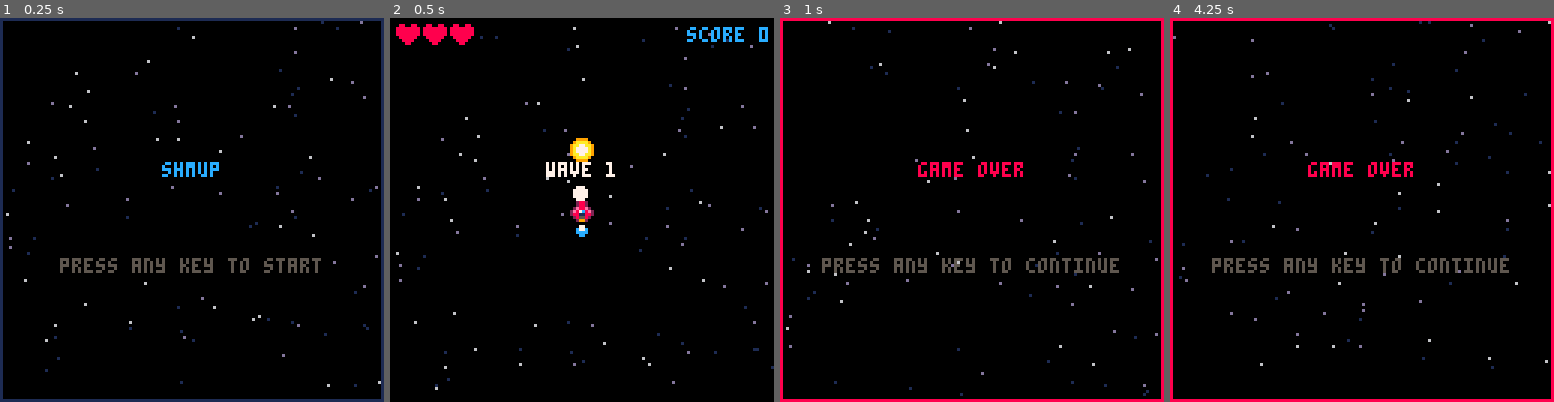
Above: before the commit, frames 1-4 (left to right).
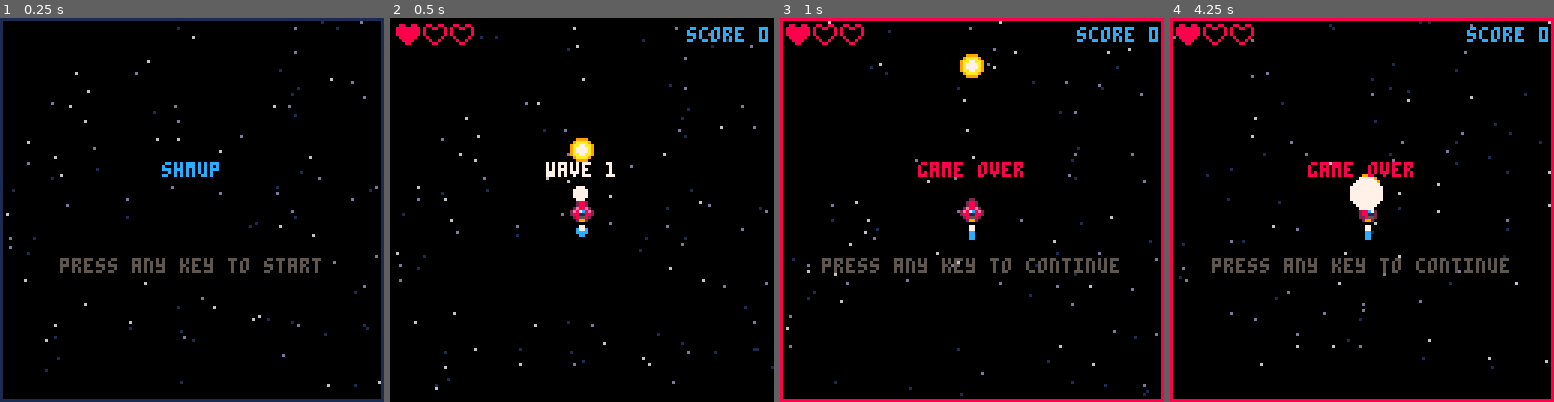
Above: after the commit, the same moments.

Repository: salty-max/shmup
Game: PICO-8 cartridge shmup.p8
Same seed, same stepped clock (60 frames per second), same inputs: the game is played once before the commit and once after it.
Inputs:
- Up to frame 1 (0.25 s): no input
- Up to frame 2 (0.5 s): tap X (X key) at 0.33 s
- Up to frame 3 (1 s): tap O (Z key) at 0.7 s
- Up to frame 4 (4.25 s): tap X (X key) at 1.07, 1.85, 2.97, 4.08 s; hold Right 1.6-2.1 s; tap O (Z key) every 0.4 s from 1.7 to 4.1 s; hold Up 2.15-2.42 s; hold Right 2.47-3.03 s; hold Left 3.08-3.58 s; hold Down 3.63-3.97 s; hold Right from 4.02 s (still down)

Frame 1 is identical in both runs. In frame 2, 0.3% of the frame differs, in the area x 9-22%, y 2-7%; in frame 3, 1.5%; in frame 4, 1.6%, in the area x 1-99%, y 1-58%.

Commit message:
more enemies + new animation system

Diff:
--- a/shmup.p8
+++ b/shmup.p8
@@ -28,6 +28,8 @@
 		y = 60,
 		vx = 0,
 		vy = 0,
+		w = 1,
+		h = 1,
 		spd = 2,
 		spr = 3
 	}
@@ -41,7 +43,7 @@
 
 	score = 0
 	maxlives = 3
-	lives = 3
+	lives = 1
 
 	invul = 0
 	invul_duration = 60
@@ -135,7 +137,7 @@
 end
 
 function draw_spr(s)
-	spr(s.spr, s.x, s.y)
+	spr(s.spr, s.x, s.y, s.w, s.h)
 end
 
 function draw_list(l)
@@ -335,6 +337,8 @@
 			add(bullets, {
 				x = player.x,
 				y = player.y - 4,
+				w = 1,
+				h = 1,
 				spd = 4,
 				spr = 16
 			})
@@ -349,41 +353,45 @@
 		shoot_cd = 0
 	end
 
-	for bullet in all(bullets) do
-		bullet.y -= bullet.spd
-
-		if bullet.y < -8 then
-			del(bullets, bullet)
+	for b in all(bullets) do
+		b.y -= b.spd
+
+		if b.y < -8 then
+			del(bullets, b)
 		end
 	end
 
 	-- moving enemies
-	for enemy in all(enemies) do
-		enemy.y += enemy.spd
-		enemy.spr += 0.2
-		if enemy.spr >= 26 then
-			enemy.spr = 21
-		end
-		if enemy.y > 128 then
-			del(enemies, enemy)
+	for e in all(enemies) do
+		e.y += e.spd
+
+		e.frame += 0.2
+		if flr(e.frame) > #e.anim then
+			e.frame = 1
+		end
+
+		e.spr = e.anim[flr(e.frame)]
+
+		if e.y > 128 then
+			del(enemies, e)
 		end
 	end
 
 	-- collision enemies x bullets
-	for enemy in all(enemies) do
-		for bullet in all(bullets) do
-			if collide(bullet ,enemy) then
-				del(bullets, bullet)
-				enemy.hp -= 1
-				enemy.flash = 2
-				shwave(bullet.x + 4, bullet.y + 4)
-				sparkle(enemy.x + 4, enemy.y + 4, 4, 3)
-
-				if enemy.hp <= 0 then
-					score += enemy.scr
+	for e in all(enemies) do
+		for b in all(bullets) do
+			if collide(b ,e) then
+				del(bullets, b)
+				e.hp -= 1
+				e.flash = 2
+				shwave(b.x + 4, b.y + 4)
+				sparkle(e.x + 4, e.y + 4, 4, 7)
+
+				if e.hp <= 0 then
+					score += e.scr
 					sfx(2)
-					del(enemies, enemy)
-					explode(enemy.x + 4, enemy.y + 4)
+					del(enemies, e)
+					explode(e.x + 4, e.y + 4)
 
 					if #enemies <= 0 then
 						next_wave()
@@ -398,10 +406,10 @@
 
 	-- collision player x enemies
 	if invul <= 0 then
-		for enemy in all(enemies) do
-			if collide(enemy, player) then
+		for e in all(enemies) do
+			if collide(e, player) then
 				sfx(1)
-				del(enemies, enemy)
+				del(enemies, e)
 				explode(player.x + 4, player.y + 4, true)
 				lives -= 1
 				invul = invul_duration
@@ -501,14 +509,16 @@
 function draw_game()
 	draw_starfield()
 
-	if invul <= 0 then
-		draw_spr(player)
-		spr(flamespr, player.x, player.y + 8)
-	else
-		-- blinking when invulnerable
-		if sin(t / 5) < 0 then
+	if lives > 0 then
+		if invul <= 0 then
 			draw_spr(player)
 			spr(flamespr, player.x, player.y + 8)
+		else
+			-- blinking when invulnerable
+			if sin(t / 5) < 0 then
+				draw_spr(player)
+				spr(flamespr, player.x, player.y + 8)
+			end
 		end
 	end
 
@@ -551,7 +563,7 @@
 end
 
 function draw_win()
-	draw_starfield()
+	draw_game()
 	rect(0, 0, 127, 127, 11)
 	print_center("you win!", 48, 11)
 	print_center("score "..score, 64, 12)
@@ -559,7 +571,7 @@
 end
 
 function draw_gameover()
-	draw_starfield()
+	draw_game()
 	rect(0, 0, 127, 127, 8)
 	print_center("game over", 48, 8)
 	print_center("press any key to continue", 80, blink())
@@ -622,26 +634,24 @@
 -->8
 -- waves and enemies
 
-function spawn_enemy(ex, ey)
-	add(enemies, {
-		x = ex,
-		y = ey,
-		spd = 1,
-	  spr = 21,
-		hp = 2,
-		scr = 30,
-		flash = 0
-	})
-end
-
 function spawn_wave()
-	spawn_enemy(flr(rnd(120)), -8)
+	if wave == 1 then
+		spawn_enemy(1)
+	elseif wave == 2 then
+		spawn_enemy(2)
+	elseif wave == 3 then
+		spawn_enemy(3)
+	elseif wave == 4 then
+		spawn_enemy(4)
+	elseif wave == 5 then
+		spawn_enemy(5)
+	end
 end
 
 function next_wave()
 	wave += 1
 
-	if wave > 4 then
+	if wave > 5 then
 		music(4)
 		mode = "win"
 	else
@@ -650,82 +660,171 @@
 	end
 end
 
-…(79 lines of a section not shown)…
+function spawn_enemy(etype)
+	local e = {
+		x = flr(rnd(120)),
+		y = -8,
+		flash = 0,
+		spd = 1,
+		type = etype,
+		frame = 1,
+		w = 1,
+		h = 1
+	}
+
+	if etype == nil or etype == 1 then
+		-- green alien
+		e.spr = 128
+		e.anim = {128, 129, 130, 131}
+		e.scr = 50
+		e.hp = 3
+	elseif etype == 2 then
+		-- hell bat
+		e.spr = 136
+		e.anim = {136, 137}
+		e.scr = 30
+		e.hp = 2
+	elseif etype == 3 then
+		-- rotator
+		e.spr = 132
+		e.anim = {132, 133, 134, 135}
+		e.scr = 50
+		e.hp = 3
+	elseif etype == 4 then
+		-- drill
+		e.spr = 138
+		e.anim = {138, 139}
+		e.scr = 40
+		e.hp = 2
+	elseif etype == 5 then
+		-- boss
+		e.spr = 144
+		e.anim = {144, 146}
+		e.scr = 100
+		e.hp = 50
+		e.w = 2
+		e.h = 2
+	end
+
+	add(enemies, e)
+end
+…(120 lines of a section not shown)…
Not shown, changed: 79 lines of the sprite sheet (__gfx__) section of shmup.p8
